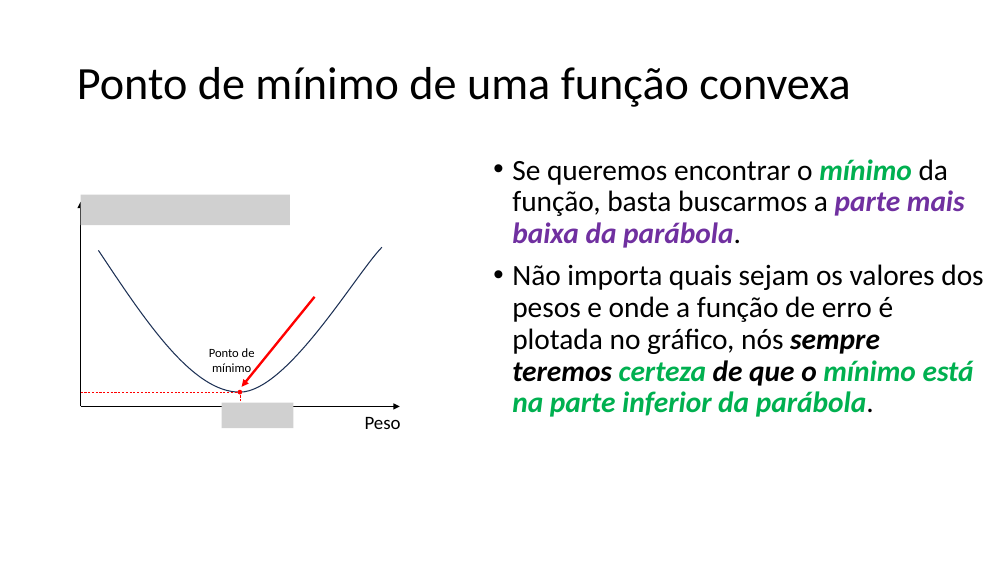
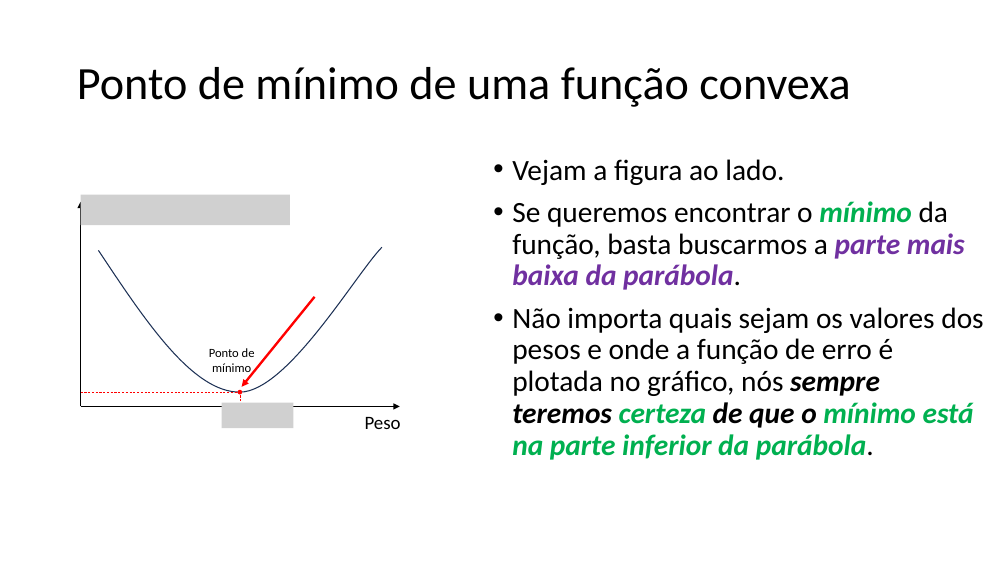
Before and after one commit to zz4fap/tp557-iot-ml, a slide deck: slide 7 of slides/TP557_6_Minimizando_o_erro.pptx (slide 6 before the commit). Drawn at 1008x567 pixels with LibreOffice and Linux fonts; fonts in the diff are those of the drawing; grey boxes stand for pictures. Boxes give left, top, right and bottom in pixels: in the first picture for what was removed or moved away, otherwise in the second. Text is boxed around its words. In the diff, an @@ line names an element or a change of style, - is before the commit and + after.

```diff
--- a/slides/TP557_6_Minimizando_o_erro.pptx
+++ b/slides/TP557_6_Minimizando_o_erro.pptx
@@ text at box(512, 159, 784, 185): paragraph added @@
+• Vejam a figura ao lado.
```
Also in this commit, not shown: 10 other slides changed, 3 slides added.
